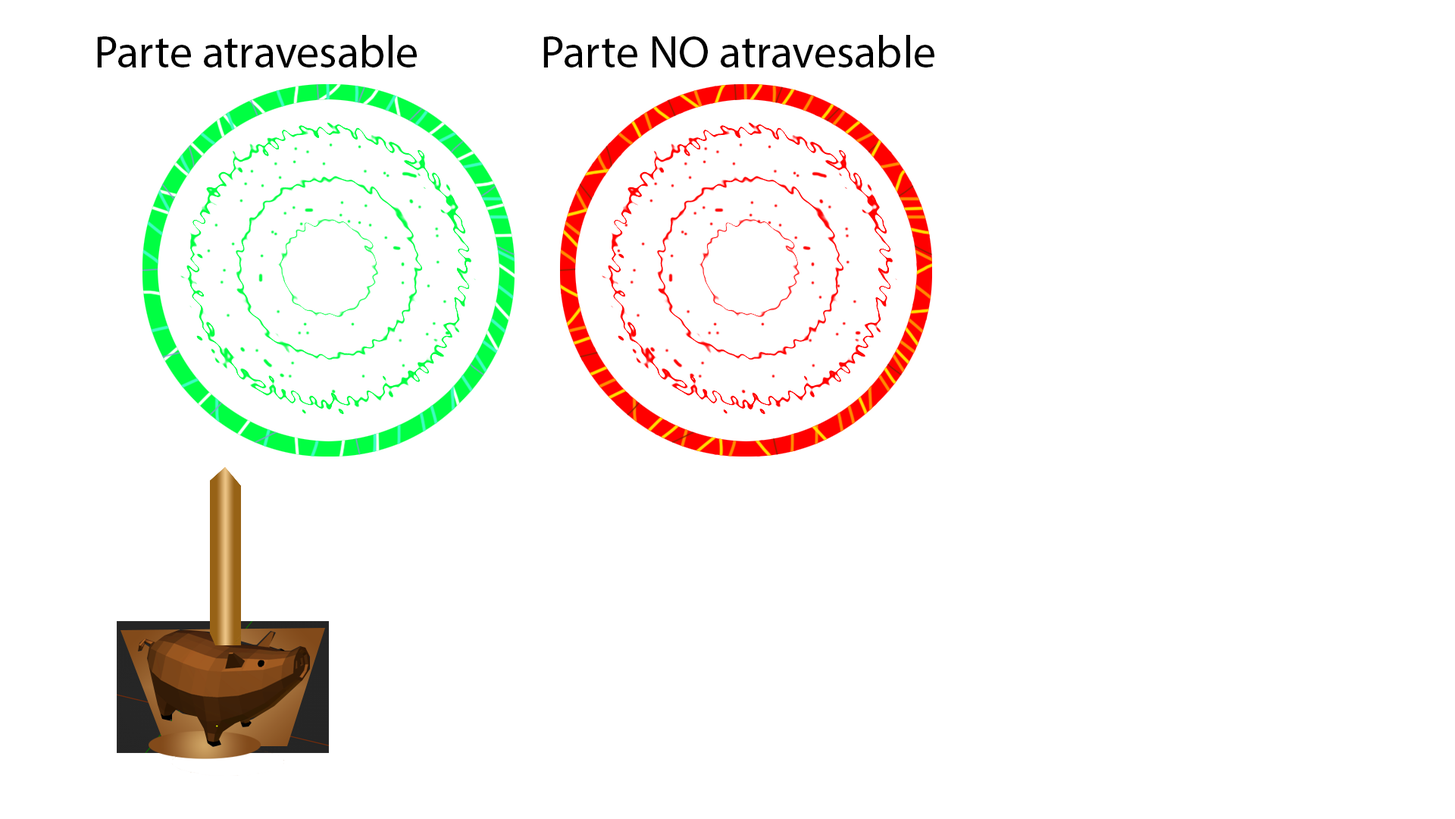
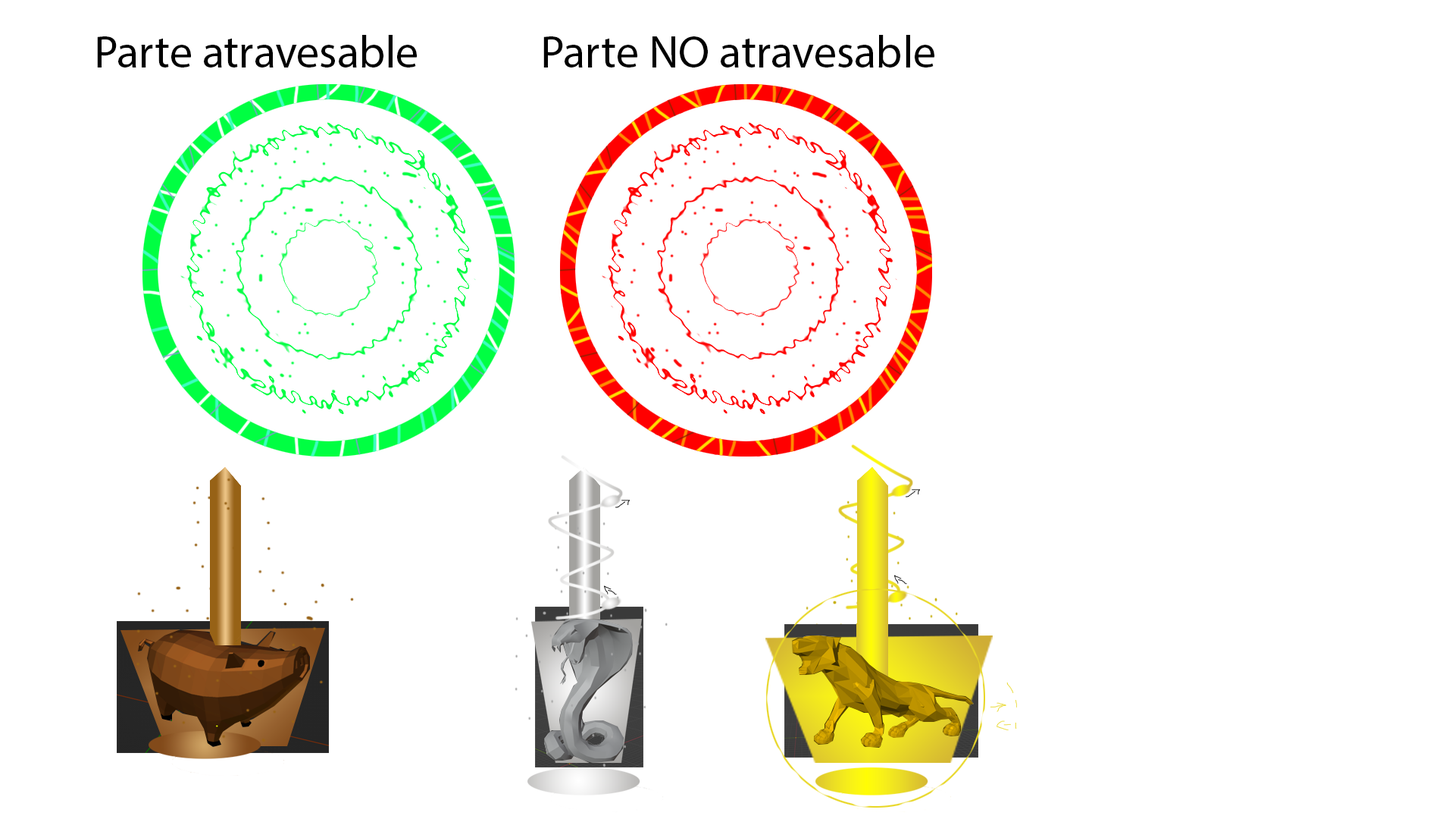
Layer changes from the first w=1455, h=819 image to the second:
added group "Tigre" with 12 layers above "serpiente" over (765, 443, 1018, 812)
added layer "Capa 34" in group "Tigre" over (766, 588, 986, 808)
added layer "Capa 24" in group "Tigre" over (792, 635, 975, 748)
added layer "Capa 28" in group "Tigre" over (856, 466, 889, 679)
added layer "Capa 27" in group "Tigre" over (815, 767, 952, 812)
added layer "Capa 33" in group "Tigre" over (893, 488, 921, 585)
added layer "Capa 26" in group "Tigre" over (765, 635, 993, 763)
added layer "Capa 30" in group "Tigre" over (837, 443, 914, 610)
added layer "Capa 23" in group "Tigre" over (784, 623, 979, 758)
added layer "Capa 29" in group "Tigre" over (804, 491, 959, 757)
added group "serpiente" with 11 layers above "Cerdo" over (514, 454, 668, 812)
added layer "Capa 22" in group "serpiente" over (603, 499, 630, 596)
added layer "Capa 19" in group "serpiente" over (547, 454, 624, 621)
added layer "Capa 18" in group "serpiente" over (514, 502, 668, 768)
added layer "Capa 15" in group "serpiente" over (544, 618, 633, 763)
added layer "Capa 10" (1st of 2, in "serpiente") in group "serpiente" over (569, 466, 601, 646)
added layer "Capa 13" (1st of 2, in "serpiente") in group "serpiente" over (527, 767, 664, 812)
added layer "Capa 11" (1st of 2, in "serpiente") in group "serpiente" over (531, 618, 643, 763)
added layer "Capa 14" in group "serpiente" over (535, 606, 644, 768)
added group "Cerdo" with 6 layers above "Parte atravesable" over (136, 477, 354, 743)
added layer "Capa 17" in group "Cerdo" over (136, 477, 354, 743)
moved "Capa 12" into group "Cerdo" over (137, 629, 295, 743)
moved "Capa 11" (2nd of 2, in "Cerdo") into group "Cerdo" over (136, 627, 324, 743)
moved "Capa 9" into group "Cerdo" over (136, 626, 324, 743)
…and 8 more changes (6 added, 2 stack)
